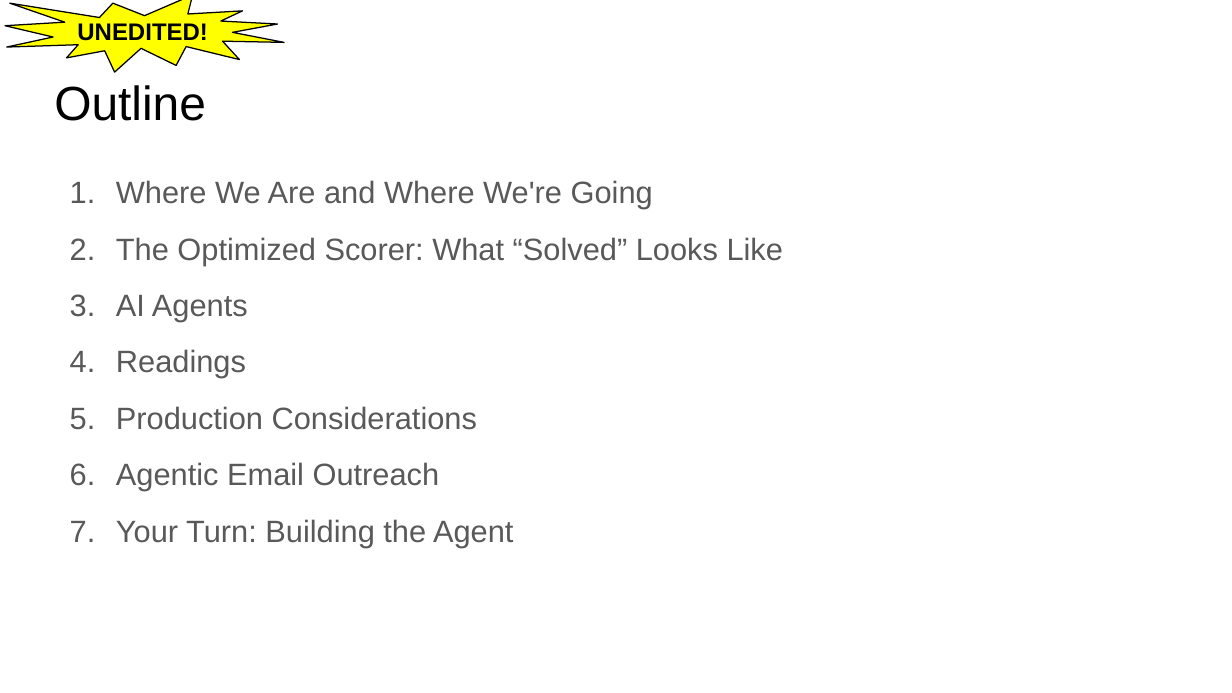
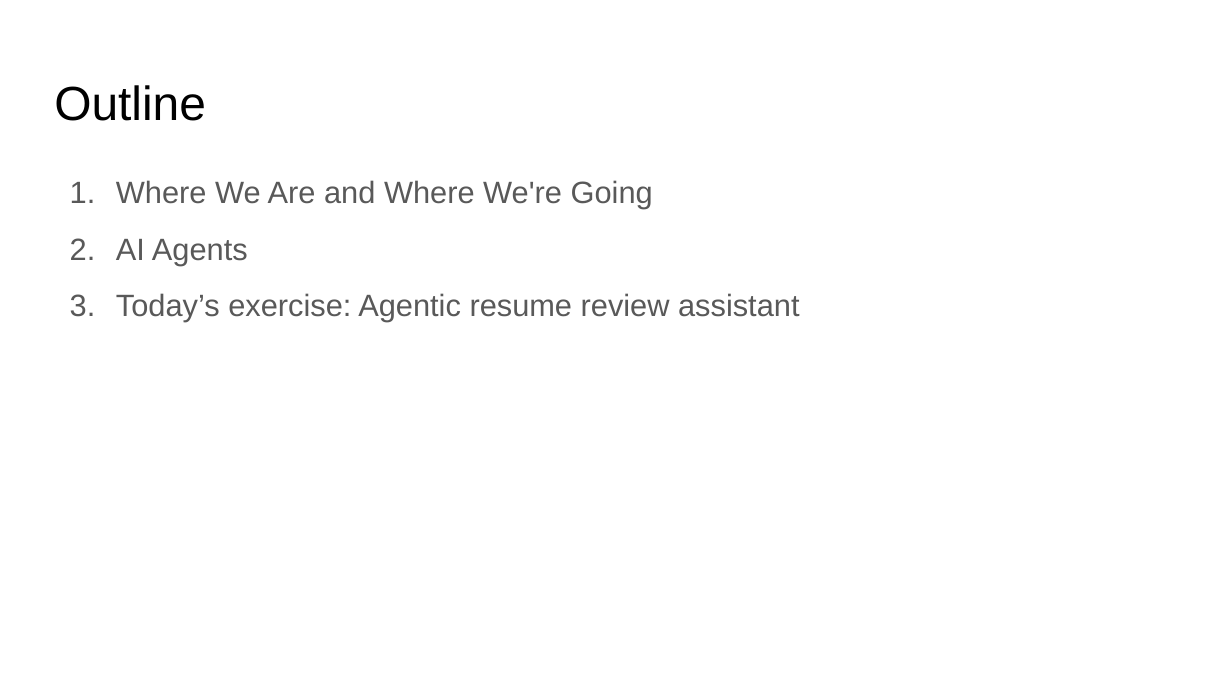
Before and after one commit to dsi-rse/careers-workshop-ai-development, a slide deck: slide 2 of lecture_4/slides/lecture_4.pptx. Drawn at 1232x693 pixels with LibreOffice and Linux fonts; fonts in the diff are those of the drawing. Boxes give left, top, right and bottom in pixels: in the first picture for what was removed or moved away, otherwise in the second. Text is boxed around its words. In the diff, an @@ line names an element or a change of style, - is before the commit and + after.

```diff
--- a/lecture_4/slides/lecture_4.pptx
+++ b/lecture_4/slides/lecture_4.pptx
@@ irregular seal removed at (x1=5, y1=0, x2=285, y2=73) @@
-UNEDITED!
@@ text at (x1=116, y1=237, x2=783, y2=265): paragraph removed @@
-2. The Optimized Scorer: What “Solved” Looks Like
@@ text at (x1=116, y1=293, x2=799, y2=322): text changed @@
-4. Readings
-5. Production Considerations
-6. Agentic Email Outreach
-7. Your Turn: Building the Agent
+3. Today’s exercise: Agentic resume review assistant
```
Also in this commit, not shown: 14 other slides changed, 13 slides added, 23 slides removed, 3 other files.
